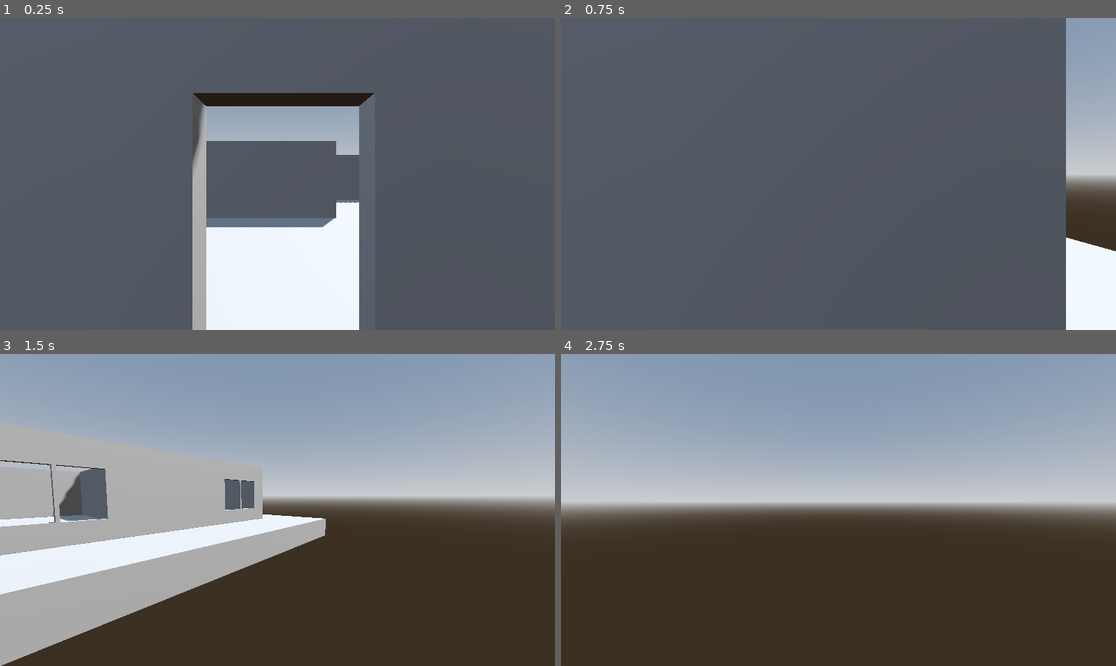
Above: before the commit, frames 1-4 (two rows, left to right).
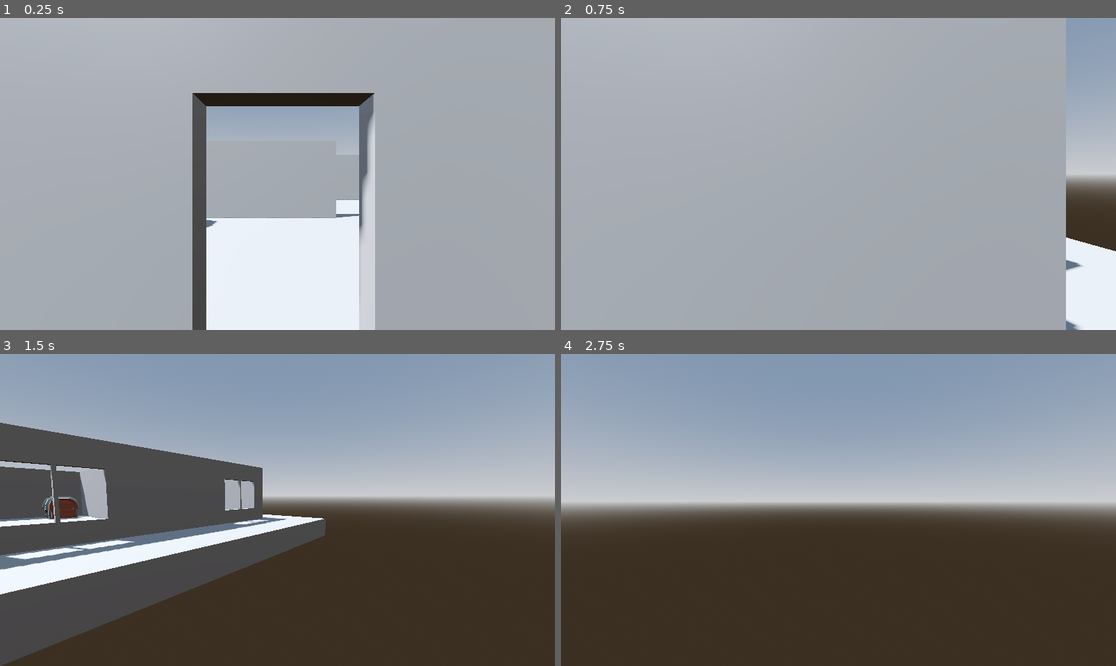
Above: after the commit, the same moments.

Repository: KavyaJP/Godot-3D
Game: Godot game, scene res://scenes/main.tscn
The game is run twice, just before and just after one commit, with the same random seed, the same clock (stepped at 60 frames per second) and the same inputs.
Inputs (mouse positions are in pixels of both pictures, inside the frame that each line leads up to):
- Up to frame 1 (0.25 s): no input
- Up to frame 2 (0.75 s): tap Enter at 0.5 s; move the mouse to (960, 158) at 0.52 s; hold D (move_right) from 0.53 s (still down); tap \ (freefly) at 0.6 s; click (960, 158) at 0.67 s
- Up to frame 3 (1.5 s): tap Space (jump) at 0.77 s; move the mouse to (249, 510) at 1.27 s; release D (move_right) at 1.28 s; hold W (move_forward) from 1.28 s (still down); tap Shift (sprint) at 1.35 s
- Up to frame 4 (2.75 s): keep holding W (move_forward); tap Space (jump) at 1.52 s; move the mouse to (849, 503) at 2.02 s; tap \ (freefly) at 2.1 s

The runs differ from the first frame. In frame 1, 85% of the frame differs, in the area x 0-100%, y 0-100%; in frame 2, 91%, in the area x 0-95%, y 0-100%; in frame 3, 23%; in frame 4, nothing differs.

Commit message:
added assets, readme

Diff:
--- /dev/null
+++ b/models/material.tres
@@ -0,0 +1,6 @@
+[gd_resource type="StandardMaterial3D" load_steps=2 format=3 uid="uid://dvmng8wny5x0y"]
+
+[ext_resource type="Texture2D" uid="uid://norixgsul5nq" path="res://models/dungeon_texture.png" id="1_83cgc"]
+
+[resource]
+albedo_texture = ExtResource("1_83cgc")
--- /dev/null
+++ b/scenes/chest.tscn
@@ -0,0 +1,15 @@
+[gd_scene load_steps=3 format=3 uid="uid://dyt1qav26bss4"]
+
+[ext_resource type="PackedScene" uid="uid://bo7h73l0o8b4o" path="res://models/gltf/chest.gltf" id="1_oii8l"]
+
+[sub_resource type="BoxShape3D" id="BoxShape3D_oii8l"]
+size = Vector3(1.6, 1.2, 1)
+
+[node name="Chest" type="StaticBody3D"]
+
+[node name="chest2" parent="." instance=ExtResource("1_oii8l")]
+transform = Transform3D(1, 0, 0, 0, 1, 0, 0, 0, 1, -1.1920929e-07, 0, 0)
+
+[node name="CollisionShape3D" type="CollisionShape3D" parent="."]
+transform = Transform3D(1, 0, 0, 0, 1, 0, 0, 0, 1, 5.9604645e-08, 0.6, 0)
+shape = SubResource("BoxShape3D_oii8l")
--- a/scenes/house.tscn
+++ b/scenes/house.tscn
@@ -1,104 +1,110 @@
-[gd_scene format=3 uid="uid://cy4pndarm6ney"]
+[gd_scene load_steps=2 format=3 uid="uid://cy4pndarm6ney"]
 
-[node name="House" type="CSGCombiner3D"]
-use_collision = true
+[ext_resource type="PackedScene" uid="uid://dyt1qav26bss4" path="res://scenes/chest.tscn" id="1_d7po0"]
 
-[node name="CSGBox3D1" type="CSGBox3D" parent="."]
+[node name="House" type="Node3D"]
+
+[node name="CSGCombiner3D" type="CSGCombiner3D" parent="."]
+
+[node name="CSGBox3D1" type="CSGBox3D" parent="CSGCombiner3D"]
 transform = Transform3D(1, 0, 0, 0, 1, 0, 0, 0, 1, -1, 2, 5.6)
 size = Vector3(10, 3, 0.2)
 
-[node name="Doorhole" type="CSGBox3D" parent="CSGBox3D1"]
+[node name="Doorhole" type="CSGBox3D" parent="CSGCombiner3D/CSGBox3D1"]
 transform = Transform3D(1, 0, -6.9938216e-07, 0, 1, 0, 6.9938216e-07, 0, 1, 0.13, -0.4, -0.03)
 operation = 2
 size = Vector3(0.9, 2, 0.5)
 
-[node name="Window" type="CSGBox3D" parent="CSGBox3D1"]
+[node name="Window" type="CSGBox3D" parent="CSGCombiner3D/CSGBox3D1"]
 transform = Transform3D(1.0000007, 0, -1.3673058e-05, 0, 1, 0, 1.3673058e-05, 0, 1.0000007, -3.7, -0.08, -0.1)
 operation = 2
 size = Vector3(1, 1.5, 0.5)
 
-[node name="Window2" type="CSGBox3D" parent="CSGBox3D1"]
+[node name="Window2" type="CSGBox3D" parent="CSGCombiner3D/CSGBox3D1"]
 transform = Transform3D(1.000001, 0, -1.8172466e-05, 0, 1, 0, 1.8172466e-05, 0, 1.000001, -2.5, -0.08, -0.13)
 operation = 2
 size = Vector3(1, 1.5, 0.5)
 
-[node name="CSGBox3D2" type="CSGBox3D" parent="."]
+[node name="CSGBox3D2" type="CSGBox3D" parent="CSGCombiner3D"]
 transform = Transform3D(-4.371139e-08, 0, -1, 0, 1, 0, 1, 0, -4.371139e-08, -5.9099994, 1.9899998, 0.43499994)
 size = Vector3(10.51, 3, 0.2)
 
-[node name="Window" type="CSGBox3D" parent="CSGBox3D2"]
+[node name="Window" type="CSGBox3D" parent="CSGCombiner3D/CSGBox3D2"]
 transform = Transform3D(-1.0000007, 0, 1.3585636e-05, 0, 1, 0, -1.3585636e-05, 0, -1.0000007, 4.291, -0.08, -0.027)
 operation = 2
 size = Vector3(1, 1.5, 0.5)
 
-[node name="Window2" type="CSGBox3D" parent="CSGBox3D2"]
+[node name="Window2" type="CSGBox3D" parent="CSGCombiner3D/CSGBox3D2"]
 transform = Transform3D(-1.000001, 0, 1.8085044e-05, 0, 1, 0, -1.8085044e-05, 0, -1.000001, 3.206, -0.08, 0)
 operation = 2
 size = Vector3(1, 1.5, 0.5)
 
-[node name="Window3" type="CSGBox3D" parent="CSGBox3D2"]
+[node name="Window3" type="CSGBox3D" parent="CSGCombiner3D/CSGBox3D2"]
 transform = Transform3D(-1.0000014, 0, 2.7083866e-05, 0, 1, 0, -2.7083866e-05, 0, -1.0000014, -3.3633564, 0.3098483, -0.04465723)
 operation = 2
 size = Vector3(1, 1.5, 0.5)
 
-[node name="CSGBox3D3" type="CSGBox3D" parent="."]
+[node name="CSGBox3D3" type="CSGBox3D" parent="CSGCombiner3D"]
 transform = Transform3D(1.3113416e-07, 0, 1, 0, 1, 0, -1, 0, 1.3113416e-07, 5.8000016, 1.9799995, -1.7199998)
 size = Vector3(10.400001, 3, 0.2)
 
-[node name="Window" type="CSGBox3D" parent="CSGBox3D3"]
+[node name="Window" type="CSGBox3D" parent="CSGCombiner3D/CSGBox3D3"]
 transform = Transform3D(1.0000002, 0, -4.499402e-06, 0, 1, 0, 4.499402e-06, 0, 1.0000002, -3.7152758, -0.080025315, -0.027554989)
 operation = 2
 size = Vector3(1, 1.5, 0.5)
 
-[node name="Window2" type="CSGBox3D" parent="CSGBox3D3"]
+[node name="Window2" type="CSGBox3D" parent="CSGCombiner3D/CSGBox3D3"]
 transform = Transform3D(1.0000005, 0, -8.998806e-06, 0, 1, 0, 8.998806e-06, 0, 1.0000005, -2.6305513, -0.08005059, -0.05512905)
 operation = 2
 size = Vector3(1, 1.5, 0.5)
 
-[node name="Window3" type="CSGBox3D" parent="CSGBox3D3"]
+[node name="Window3" type="CSGBox3D" parent="CSGCombiner3D/CSGBox3D3"]
 transform = Transform3D(1.0000005, 0, -8.998806e-06, 0, 1, 0, 8.998806e-06, 0, 1.0000005, 2.869, -0.08, -0.055)
 operation = 2
 size = Vector3(1, 1.5, 0.5)
 
-[node name="Window4" type="CSGBox3D" parent="CSGBox3D3"]
+[node name="Window4" type="CSGBox3D" parent="CSGCombiner3D/CSGBox3D3"]
 transform = Transform3D(1.0000007, 0, -1.3498212e-05, 0, 1, 0, 1.3498212e-05, 0, 1.0000007, 3.954, -0.08, -0.083)
 operation = 2
 size = Vector3(1, 1.5, 0.5)
 
-[node name="CSGBox3D4" type="CSGBox3D" parent="."]
+[node name="CSGBox3D4" type="CSGBox3D" parent="CSGCombiner3D"]
 transform = Transform3D(-2.1855692e-07, 0, -1, 0, 1, 0, 1, 0, -2.1855692e-07, 3.9200013, 1.9999988, 4.4949994)
 size = Vector3(2.4099998, 3, 0.2)
 
-[node name="CSGBox3D5" type="CSGBox3D" parent="."]
+[node name="CSGBox3D5" type="CSGBox3D" parent="CSGCombiner3D"]
 transform = Transform3D(1, 0, -3.4969108e-07, 0, 1, 0, 3.4969108e-07, 0, 1, 4.8650017, 1.9899981, 3.3900006)
 size = Vector3(2.07, 3, 0.2)
 
-[node name="CSGBox3D6" type="CSGBox3D" parent="."]
+[node name="CSGBox3D6" type="CSGBox3D" parent="CSGCombiner3D"]
 transform = Transform3D(-1, 0, 8.742278e-08, 0, 1, 0, -8.742278e-08, 0, -1, -2.319999, 1.9899994, -1.2799993)
 size = Vector3(7.4, 3, 0.2)
 
-[node name="CSGBox3D7" type="CSGBox3D" parent="."]
+[node name="CSGBox3D7" type="CSGBox3D" parent="CSGCombiner3D"]
 transform = Transform3D(1, 0, -1.7484555e-07, 0, 1, 0, 1.7484555e-07, 0, 1, -3.7300005, 1.999999, -4.709999)
 size = Vector3(4.54, 3, 0.2)
 
-[node name="CSGBox3D8" type="CSGBox3D" parent="."]
+[node name="CSGBox3D8" type="CSGBox3D" parent="CSGCombiner3D"]
 transform = Transform3D(1, 0, -3.496911e-07, 0, 1, 0, 3.496911e-07, 0, 1, 2.1050017, 1.9749981, -6.8200006)
 size = Vector3(7.5699997, 3, 0.2)
 
-[node name="Doorhole" type="CSGBox3D" parent="CSGBox3D8"]
+[node name="Doorhole" type="CSGBox3D" parent="CSGCombiner3D/CSGBox3D8"]
 transform = Transform3D(1, 0, -1.0490733e-06, 0, 1, 0, 1.0490733e-06, 0, 1, -0.05, -0.4, 0.06)
 operation = 2
 size = Vector3(0.9, 2, 0.5)
 
-[node name="CSGBox3D9" type="CSGBox3D" parent="."]
+[node name="CSGBox3D9" type="CSGBox3D" parent="CSGCombiner3D"]
 transform = Transform3D(3.6507845e-07, 0, 1, 0, 1, 0, -1, 0, 3.6507845e-07, -1.5749991, 1.9999979, -5.785)
 size = Vector3(2.25, 3, 0.2)
 
-[node name="Window" type="CSGBox3D" parent="CSGBox3D9"]
+[node name="Window" type="CSGBox3D" parent="CSGCombiner3D/CSGBox3D9"]
 transform = Transform3D(-1.0000001, 0, 2.1271408e-06, 0, 1, 0, -2.1271408e-06, 0, -1.0000001, 0.11465025, 0.024988174, -0.1316204)
 operation = 2
 size = Vector3(1.3000001, 1.2, 0.5)
 
-[node name="CSGBox3D10" type="CSGBox3D" parent="."]
+[node name="CSGBox3D10" type="CSGBox3D" parent="CSGCombiner3D"]
 transform = Transform3D(1, 0, -3.496911e-07, -3.496911e-07, 7.54979e-08, -1, 2.842171e-14, 1, 7.54979e-08, -5.24, 1.2999973, -2.9899979)
 size = Vector3(1.1, 3.24, 0.01)
+
+[node name="Chest" parent="." instance=ExtResource("1_d7po0")]
+transform = Transform3D(1, 0, 0, 0, 1, 0, 0, 0, 1, -4.48, 0.52, 0)
--- a/scenes/main.tscn
+++ b/scenes/main.tscn
@@ -22,7 +22,7 @@
 environment = SubResource("Environment_sugp2")
 
 [node name="DirectionalLight3D" type="DirectionalLight3D" parent="."]
-transform = Transform3D(-0.8660254, -0.43301278, 0.25, 0, 0.49999997, 0.86602545, -0.50000006, 0.75, -0.43301266, 0, 0, 0)
+transform = Transform3D(0.3420201, 0.8137977, -0.4698463, 2.7805942e-08, 0.49999994, 0.86602545, 0.93969274, -0.2961981, 0.17100997, -18.3, 5.9, -1.8000001)
 shadow_enabled = true
 
 [node name="Floor" type="CSGBox3D" parent="."]
Binary file added: models/dungeon_texture.png
Not shown, added: models/dungeon_texture.png.import
Binary file added: models/gltf/banner_blue.bin
Not shown, added: models/gltf/banner_blue.gltf
Not shown, added: models/gltf/banner_blue.gltf.import
Binary file added: models/gltf/banner_brown.bin
Not shown, added: models/gltf/banner_brown.gltf
Not shown, added: models/gltf/banner_brown.gltf.import
Binary file added: models/gltf/banner_green.bin
Not shown, added: models/gltf/banner_green.gltf
Not shown, added: models/gltf/banner_green.gltf.import
Binary file added: models/gltf/banner_patternA_blue.bin
(and 627 more such lines)
